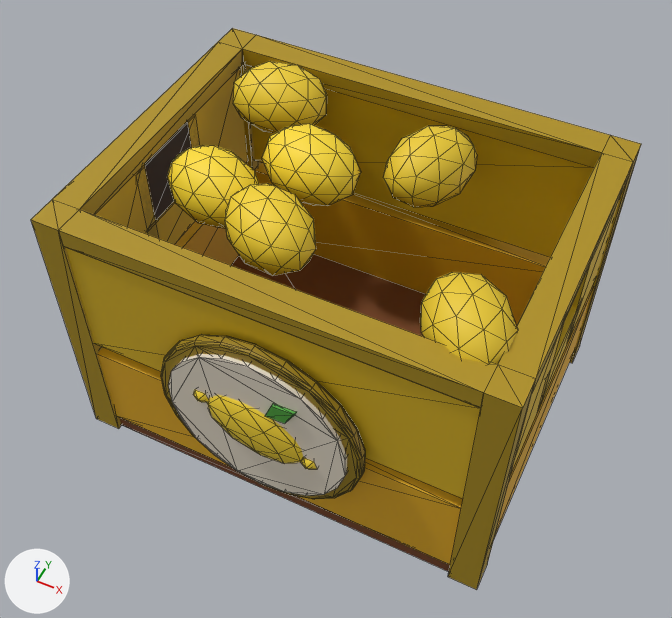
Before and after pictures for a commit that changed the glTF model game/assets/models/props_v3/crate_lemon.glb.
Before and after are seen from a camera (50 mm lens) standing at (0.263, -0.551, 0.798) and looking at (-0.002, -0.021, 0.136). The axes (+X, +Y, +Z) are drawn at lower left. The lights are the same throughout. The first picture is the older version. Mesh edges are drawn as thin lines. Vertices at exactly the same position are counted once.

The first picture shows 'pv3_crate_lemon'.
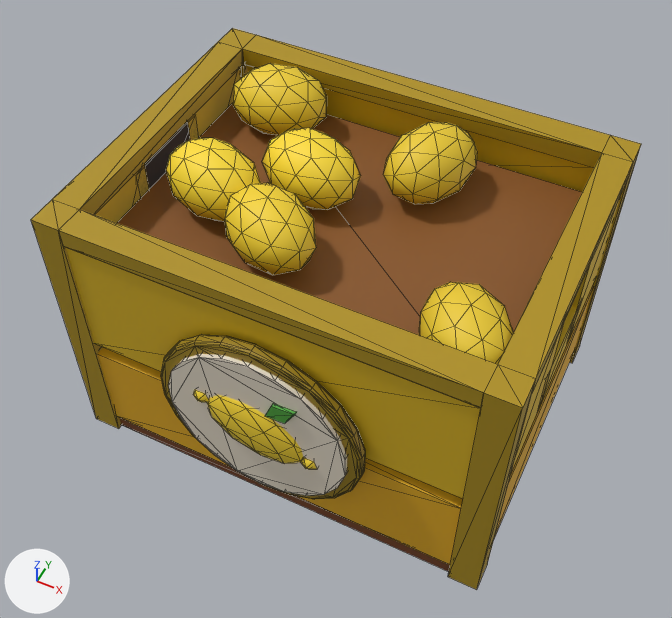
Boxes (x1, y1, x2, y2) around the edits, measured in the pictures (672 x 618 px; the box of a moved part takes in the faces that stretch with it):
part 1 of me_pv3_crate_lemon, added (brown): after (118, 103, 582, 335)
part 2 of me_pv3_crate_lemon, moved or reshaped: before (262, 124, 361, 206); after (262, 128, 361, 210)
part 3 of me_pv3_crate_lemon, moved or reshaped: before (233, 61, 327, 133); after (233, 63, 327, 135)
part 4 of me_pv3_crate_lemon, moved or reshaped: before (167, 145, 259, 229); after (166, 138, 261, 222)
part 5 of me_pv3_crate_lemon, moved or reshaped: before (383, 126, 477, 207); after (383, 122, 477, 204)
part 6 of me_pv3_crate_lemon, moved or reshaped: before (420, 272, 518, 364); after (419, 282, 513, 364)

The change, as a diff of the scene's bpy script:
```diff
--- a/game/assets/models/props_v3/crate_lemon.glb.py
+++ b/game/assets/models/props_v3/crate_lemon.glb.py
@@ me_pv3_crate_lemon @@
 # used by ob_pv3_crate_lemon; location = (0.0, 0.0, 0.0)
-me_pv3_crate_lemon.from_pydata(...)  # 916 vertices, 1708 faces; spans x -0.21..0.21, y -0.187..0.187, z 0.0..0.304
+me_pv3_crate_lemon.from_pydata(...)  # 924 vertices, 1720 faces; spans x -0.21..0.21, y -0.187..0.187, z 0.0..0.297
+# me_pv3_crate_lemon part 1: a new loose piece, a box spanning x -0.184..0.184, y -0.134..0.134, z 0.21..0.23, in mat_wv2_wood
+# me_pv3_crate_lemon part 2: the loose piece of 42 vertices spanning x -0.092..-0.002, y -0.015..0.056, z 0.23..0.298 is moved by (0.0, 0.0, -0.004)
+# me_pv3_crate_lemon part 3: the loose piece of 42 vertices spanning x -0.167..-0.075, y 0.062..0.132, z 0.229..0.297 is moved by (0.0, 0.0, -0.003)
+# me_pv3_crate_lemon part 4: the loose piece of 42 vertices spanning x -0.16..-0.07, y -0.07..0.002, z 0.22..0.289 is moved by (0.0, 0.0, 0.008)
+# me_pv3_crate_lemon part 5: the loose piece of 42 vertices spanning x 0.008..0.084, y 0.028..0.119, z 0.224..0.292 is moved by (0.0, 0.0, 0.004)
+# me_pv3_crate_lemon part 6: the loose piece of 42 vertices spanning x 0.107..0.188, y -0.142..-0.054, z 0.235..0.304 is moved by (0.0, 0.0, -0.011)
+# other edits to the shape of me_pv3_crate_lemon do not show in these pictures
 me_pv3_crate_lemon.materials.append(mat_wv2_paint)
```
